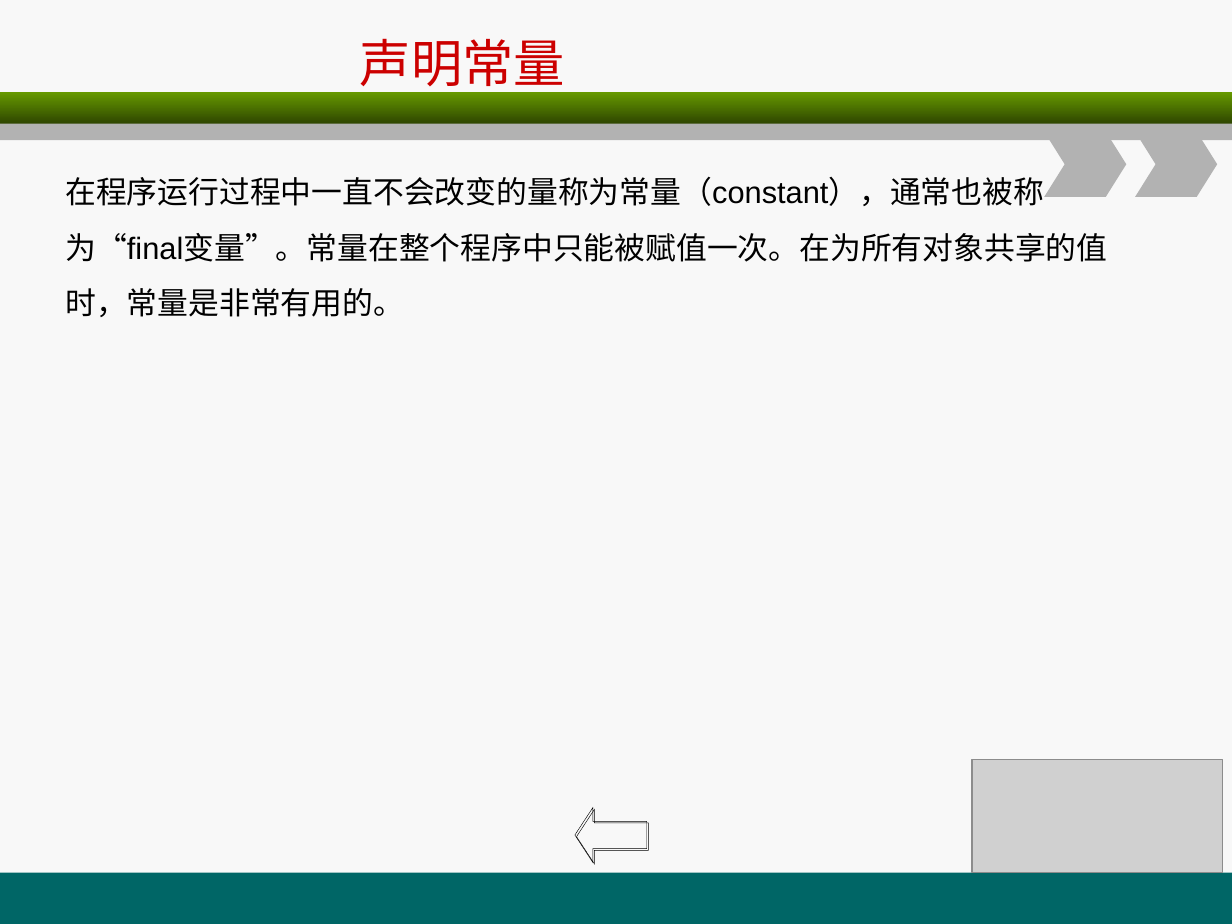
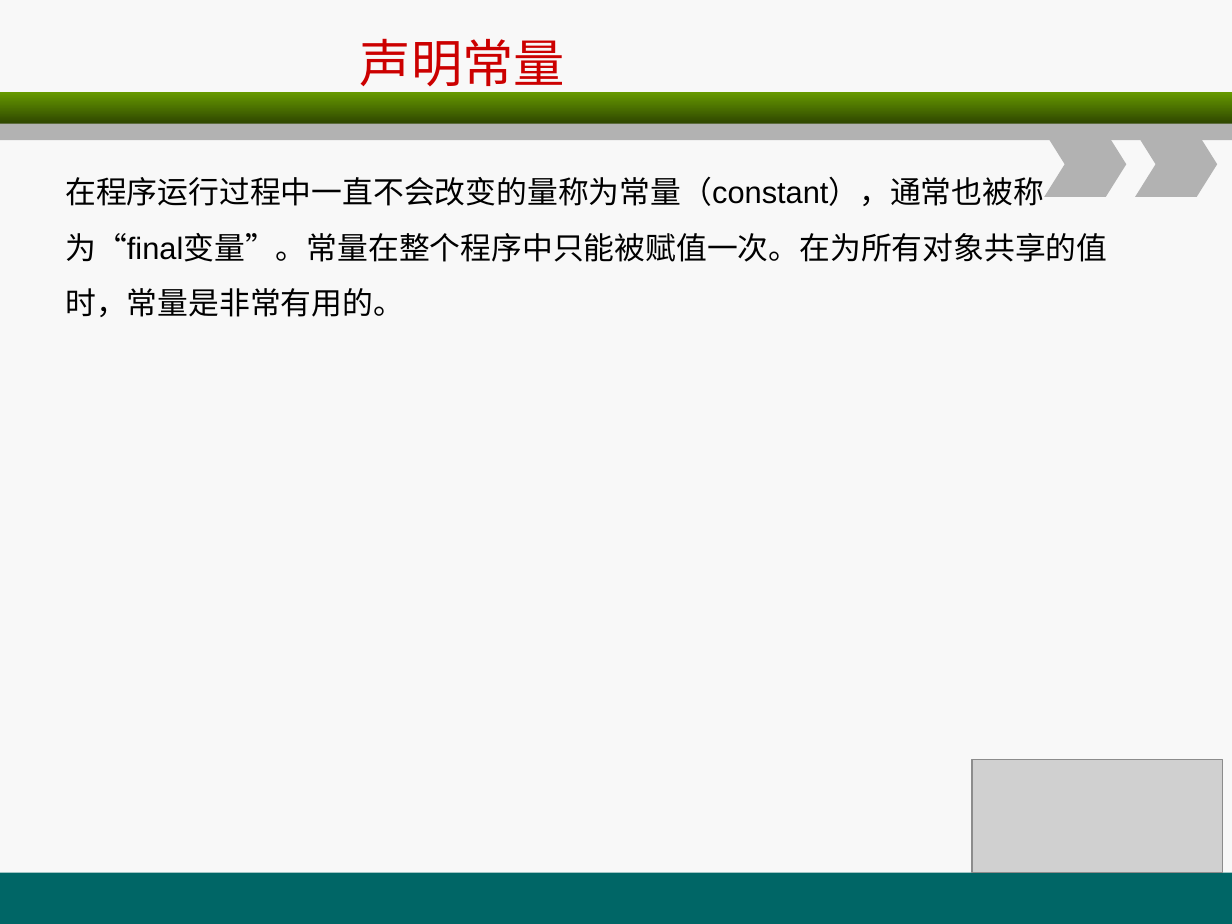
Before and after one commit to christwei/gitDoc, a slide deck: slide 21 of 课件/环宇/java编程基础/A2.ppt. Drawn at 1232x924 pixels with LibreOffice and Linux fonts; fonts in the diff are those of the drawing; grey boxes stand for pictures. Boxes give left, top, right and bottom in pixels: in the first picture for what was removed or moved away, otherwise in the second. Text is boxed around its words. In the diff, an @@ line names an element or a change of style, - is before the commit and + after.

```diff
--- a/课件/环宇/java编程基础/A2.ppt
+++ b/课件/环宇/java编程基础/A2.ppt
@@ left arrow removed at bbox=[575, 808, 647, 862] @@
```
Also in this commit, not shown: 2 other slides changed, 6 other files.
